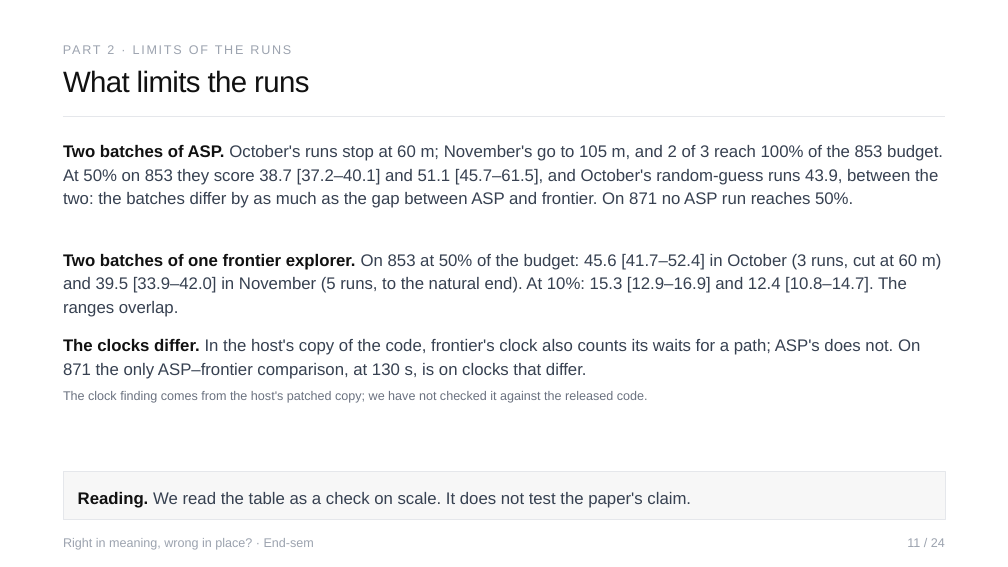
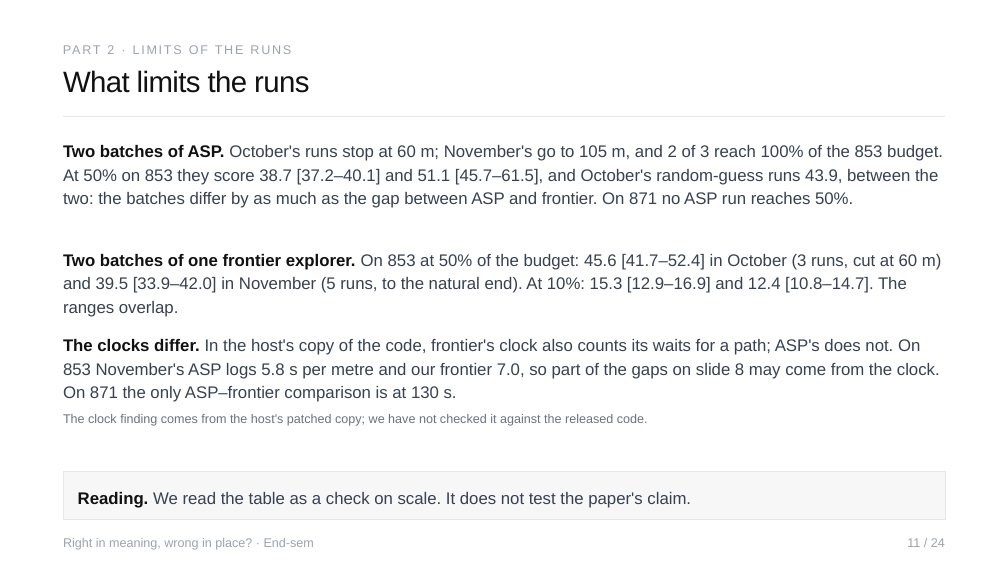
Before and after one commit to Sher110106/validity-aware-active-semantic-exploration, a slide deck: slide 11 of docs/endsem_2026-11/ASP_Endsem.pptx. Drawn at 1008x567 pixels with LibreOffice and Linux fonts; fonts in the diff are those of the drawing. Boxes give left, top, right and bottom in pixels: in the first picture for what was removed or moved away, otherwise in the second. Text is boxed around its words. In the diff, an @@ line names an element or a change of style, - is before the commit and + after.

```diff
--- a/docs/endsem_2026-11/ASP_Endsem.pptx
+++ b/docs/endsem_2026-11/ASP_Endsem.pptx
@@ text at [63, 339, 940, 402]: text changed @@
-The clocks differ. In the host's copy of the code, frontier's clock also counts its waits for a path; ASP's does not. On 871 the only ASP–frontier comparison, at 130 s, is on clocks that differ.
+The clocks differ. In the host's copy of the code, frontier's clock also counts its waits for a path; ASP's does not. On 853 November's ASP logs 5.8 s per metre and our frontier 7.0, so part of the gaps on slide 8 may come from the clock. On 871 the only ASP–frontier comparison is at 130 s.
@@ text "The clock finding comes from ...": place and size @@
-text "The clock finding comes from ..." at [63, 391, 648, 403]
+text "The clock finding comes from ..." at [63, 414, 648, 426]
```
Also in this commit, not shown: 4 other slides changed, 5 other files.
